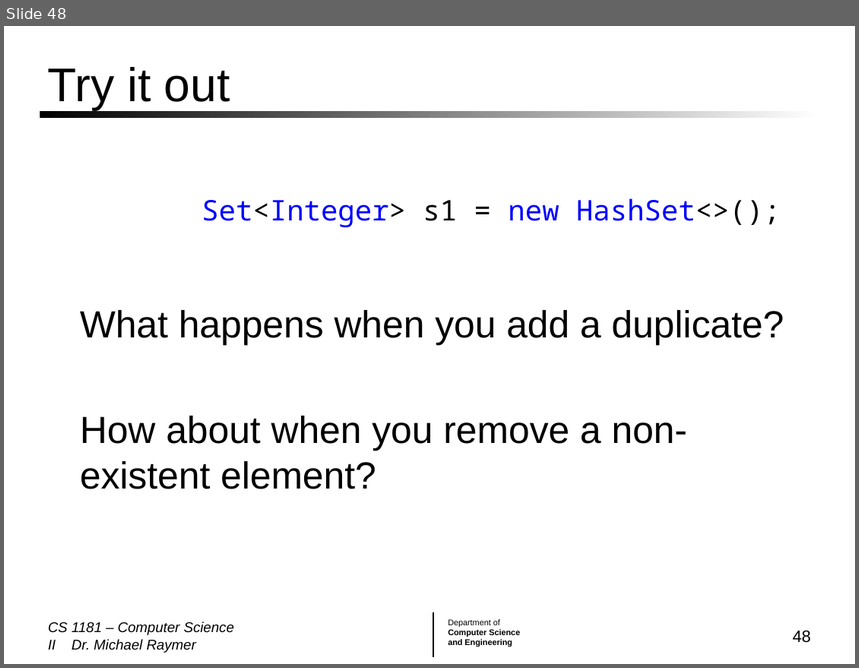
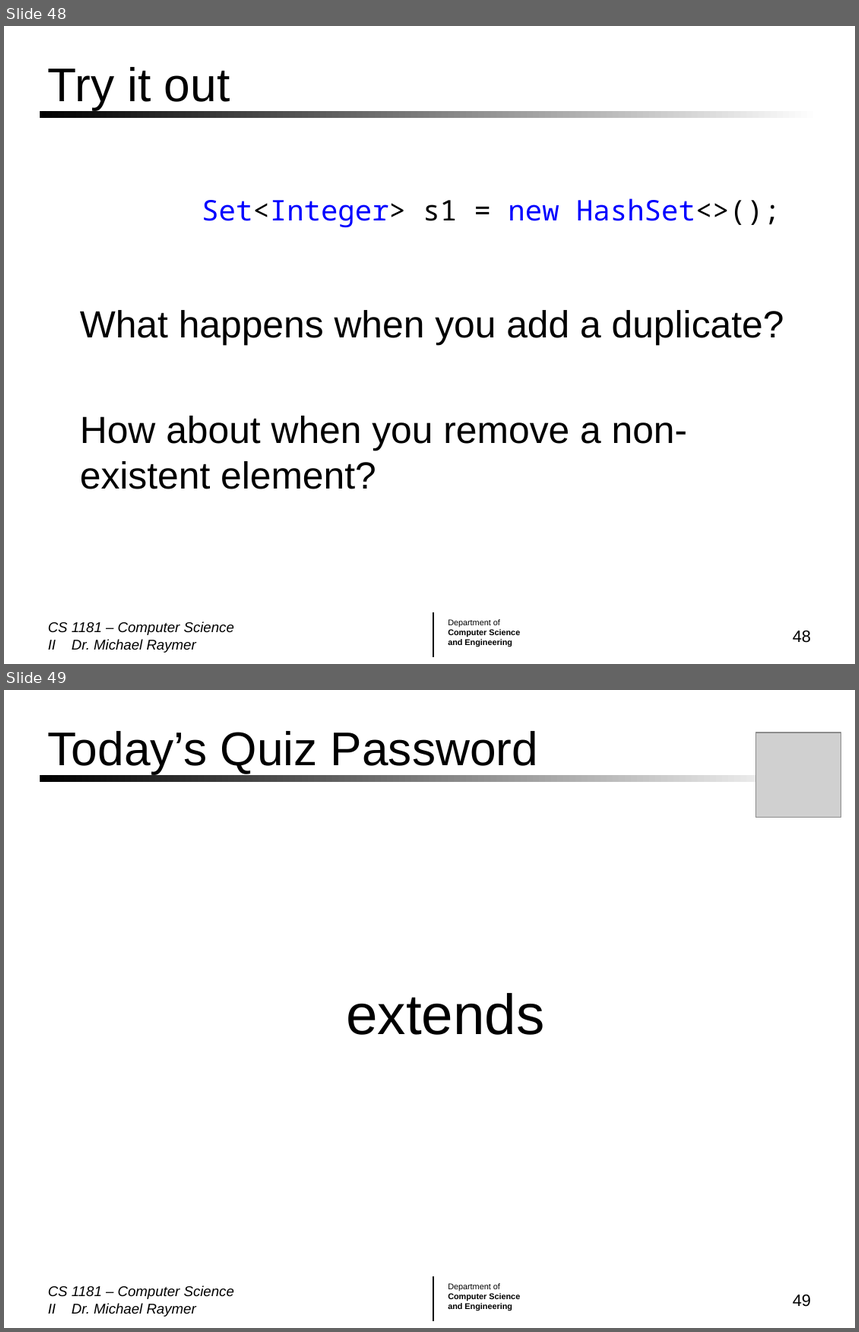
Before and after one commit to mraymer/CS1181_FA24, a slide deck: Lecture Slides/06 ADTs.pptx. Shown one above the other, each under a label of ours: slide 48 before the commit, slides 48 and 49 after it. The pictures are 859x668 and 859x1332 pixels, drawn with LibreOffice and Linux fonts; fonts in the diff are those of the drawing; grey boxes stand for pictures; background and template pictures are left out. Boxes give left, top, right and bottom in pixels: in the first picture for what was removed or moved away, otherwise in the second. Text is boxed around its words. In the diff, an @@ line names an element or a change of style, - is before the commit and + after.

```diff
--- a/Lecture Slides/06 ADTs.pptx
+++ b/Lecture Slides/06 ADTs.pptx
@@ slide 49 added at [4,690,855,1328], background #FFFFFF; not listed: 3 template elements that a slide beside it also shows @@
@@ title added at [48,731,538,774], 40 pt, text #000000 @@
+Today’s Quiz Password
@@ picture added at [756,733,841,818] @@
@@ text added at [346,993,544,1035], 48 pt, text #000000 @@
+  extends
@@ text added at [48,1286,234,1317], 12 pt, text #000000, italic @@
+CS 1181 – Computer Science II Dr. Michael Raymer
@@ page number added at [793,1294,811,1307], 14 pt, text #000000 @@
+49
```
Also in this commit, not shown: 2 other files.
